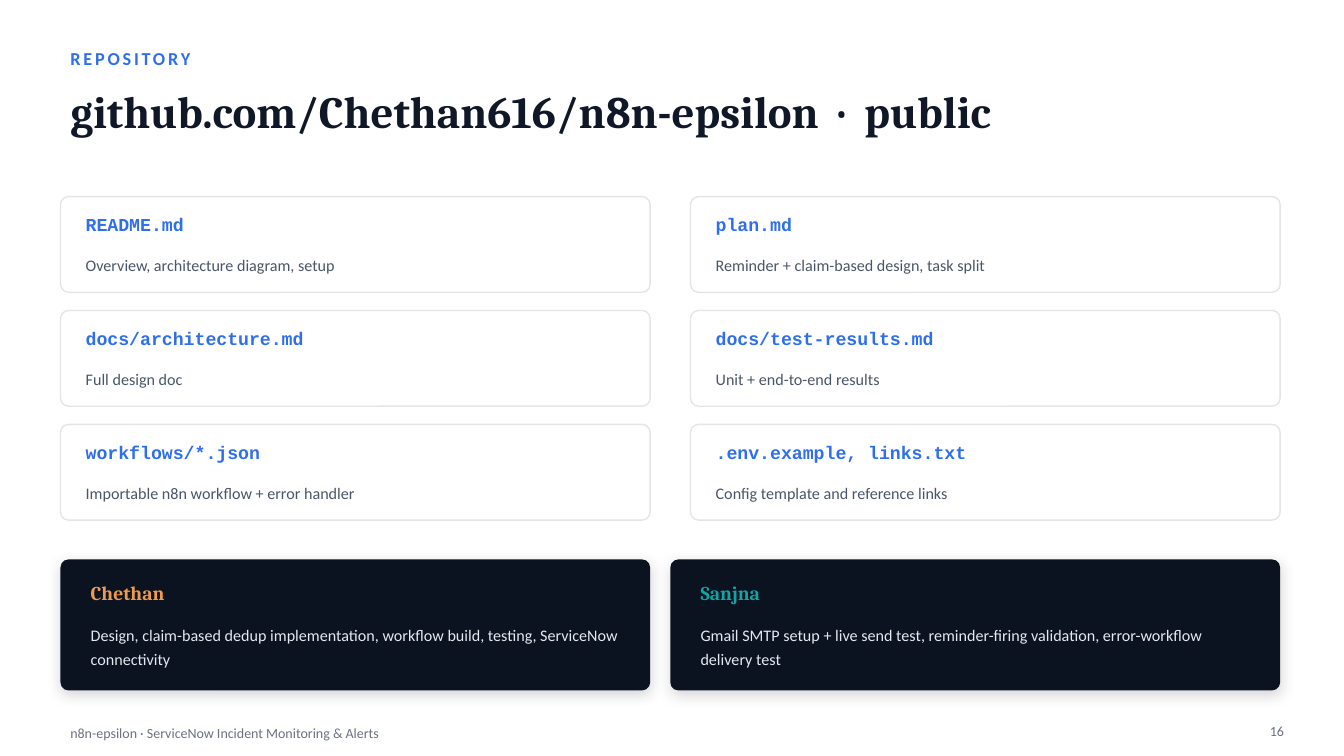
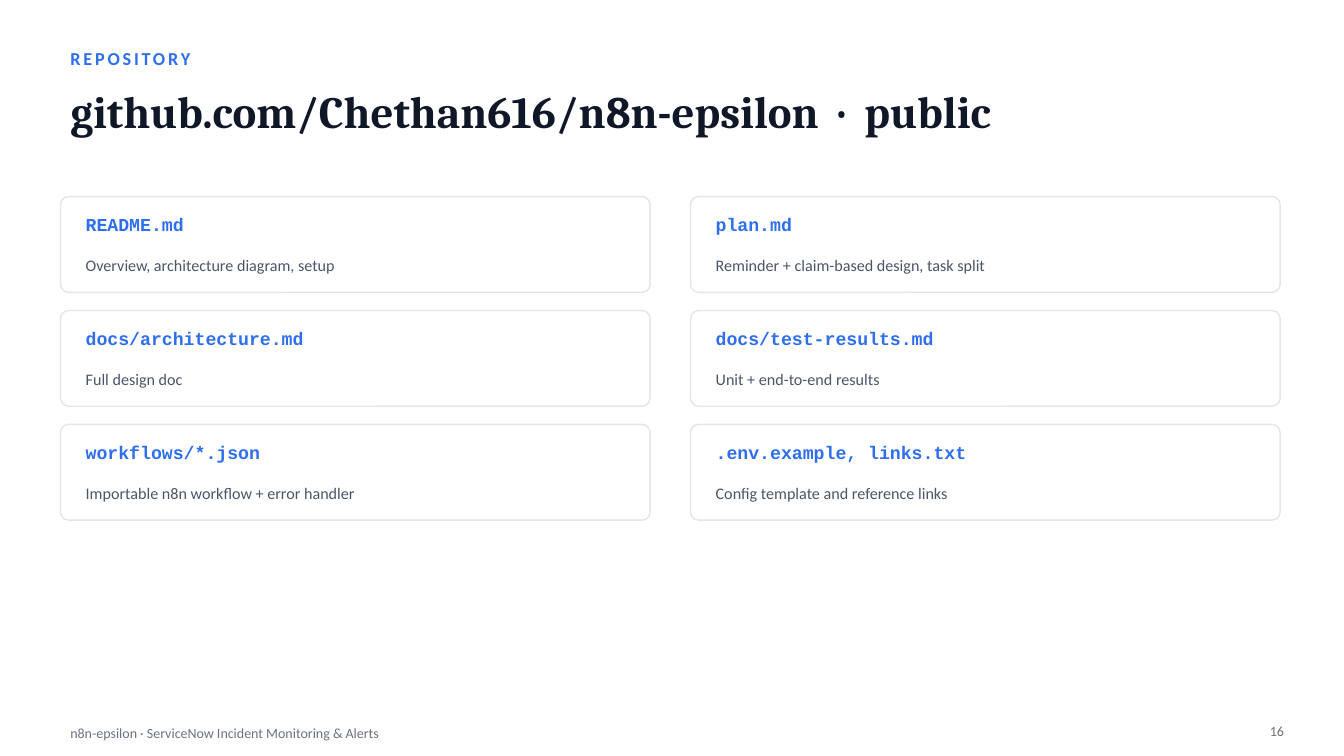
Before and after one commit to Chethan616/n8n-epsilon, a slide deck: slide 16 of n8n-epsilon-detailed.pptx. Drawn at 1344x756 pixels with LibreOffice and Linux fonts; fonts in the diff are those of the drawing. Boxes give left, top, right and bottom in pixels: in the first picture for what was removed or moved away, otherwise in the second. Text is boxed around its words. In the diff, an @@ line names an element or a change of style, - is before the commit and + after.

Commit message:
Revise deck: natural phrasing, README-accurate architecture diagram
- removed em dashes throughout, rewrote around them
- architecture slide now mirrors the README's Mermaid flowchart
  (Evaluate Rules / Already Notified? decision branches, Skip,
  dashed dedup lookup into the Alert State Store) instead of the
  earlier simplified linear box diagram
- removed per-person task attribution from the repo slide and
  dropped the status/next-steps slide until the new ServiceNow
  instance is live

```diff
--- a/n8n-epsilon-detailed.pptx
+++ b/n8n-epsilon-detailed.pptx
@@ rounded rectangle removed at (60, 560, 650, 691) @@
@@ rounded rectangle removed at (670, 560, 1280, 691) @@
@@ text removed at (91, 586, 165, 601) @@
-Chethan
@@ text removed at (701, 586, 761, 604) @@
-Sanjna
@@ text removed at (91, 629, 617, 668) @@
-Design, claim-based dedup implementation, workflow build, testing, ServiceNow connectivity
@@ text removed at (701, 629, 1202, 668) @@
-Gmail SMTP setup + live send test, reminder-firing validation, error-workflow delivery test
```
Also in this commit, not shown: 13 other slides changed, 1 slide added, 2 slides removed.
